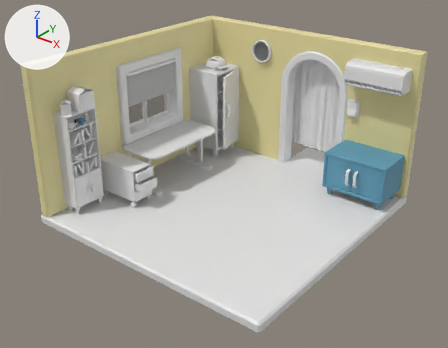
What one commit did to the Blender file W2_10_头盔制作.blend.
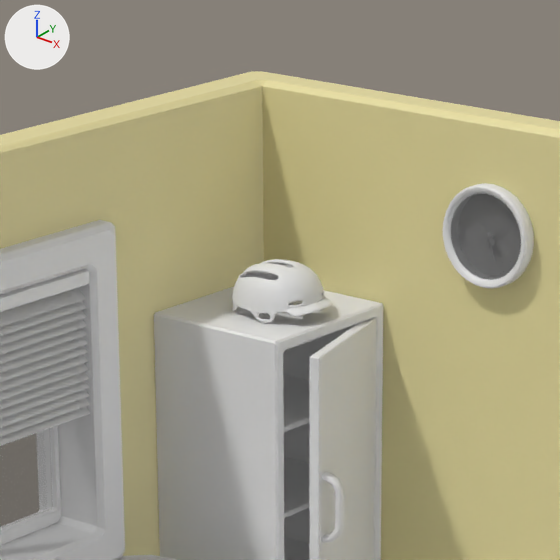
Each version appears first whole from a camera (50 mm lens) standing at (12.91, -16.48, 11.44) and looking at (-0.16, -0.14, 1.31), and next in a close-up on the part from 35% to 62% of the width and 0% to 35% of the height. The axes (+X, +Y, +Z) are drawn at upper left. The lights are the same throughout.

Objects in the first close-up: 'VenetianFrame', 'Venetian_base', 'Venetian_slats', '平面', '柱体.006', '柱体.008', '立方体.001', '立方体.002', '立方体.006', '立方体.008'.
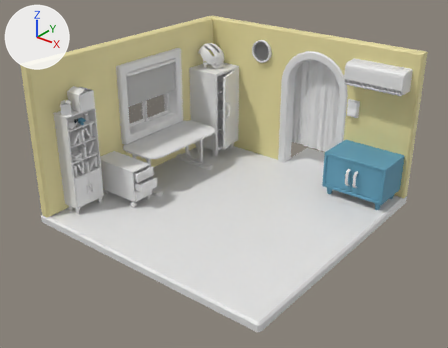
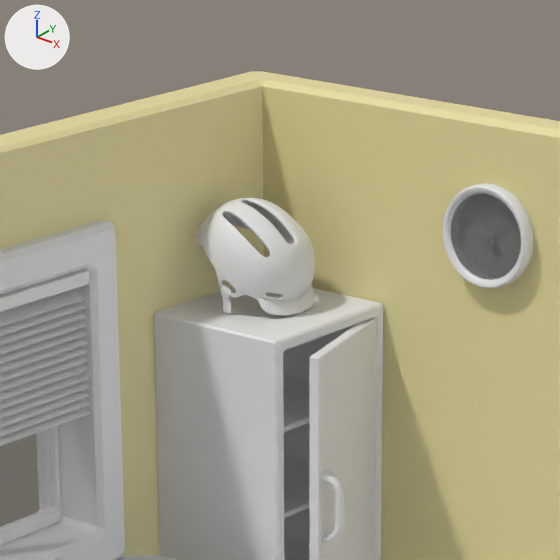
Commit message: W2_11_头盔制作2

Patch to the scene script:
```diff
--- a/W2_10_头盔制作.blend.py
+++ b/W2_10_头盔制作.blend.py
@@ mat_黑色 @@
+mat_黑色 = principled_material('黑色')
+mat_黑色.base_color = (0.8, 0.8, 0.8)  # white #e7e7e7
@@ me_柱体_006 @@
+me_柱体_006.from_pydata(...)  # 65 vertices, 48 faces; spans x -5.31..0.87, y -1.0..4.4, z -5.78..1.0
+me_柱体_006.polygons.foreach_set('use_smooth', [True] * 48)
+me_柱体_006.materials.append(mat_黑色)  # white #e7e7e7
@@ ob_立方体_006 @@
 ob_立方体_006 = bpy.data.objects.new('立方体.006', me_立方体_003)
-ob_立方体_006.location = (-3.662, 3.713, 3.977)
-ob_立方体_006.rotation_euler = (0.0, -0.0823, 0.0)  # degrees (0, -4.7, 0)
-ob_立方体_006.scale = (0.371, 0.327, 0.327)
+ob_立方体_006.location = (-4.044, 3.812, 4.29)
+ob_立方体_006.rotation_euler = (0.0, 0.578, 0.0)  # degrees (0, 33, 0)
+ob_立方体_006.scale = (0.495, 0.436, 0.436)
 _m = ob_立方体_006.modifiers.new('镜像', 'MIRROR')
@@ ob_柱体_018 @@
+ob_柱体_018 = bpy.data.objects.new('柱体.018', me_柱体_006)
+ob_柱体_018.location = (-3.988, 3.341, 4.113)
+ob_柱体_018.rotation_euler = (-0.489, -0.902, 0.881)  # degrees (-28, -52, 50)
+ob_柱体_018.scale = (0.0396, 0.0396, 0.0396)
+_m = ob_柱体_018.modifiers.new('实体化', 'SOLIDIFY')
+_m.thickness = 0.23
+_m = ob_柱体_018.modifiers.new('细分', 'SUBSURF')
```

What differs and where, as boxes [x1, y1, x2, y2] in the close-ups (560 x 560 px):
'立方体.006', moved, turned, rescaled
    before: [232, 259, 333, 323]
    after: [195, 198, 315, 315]
'柱体.018', added
    after: [220, 285, 241, 315]
